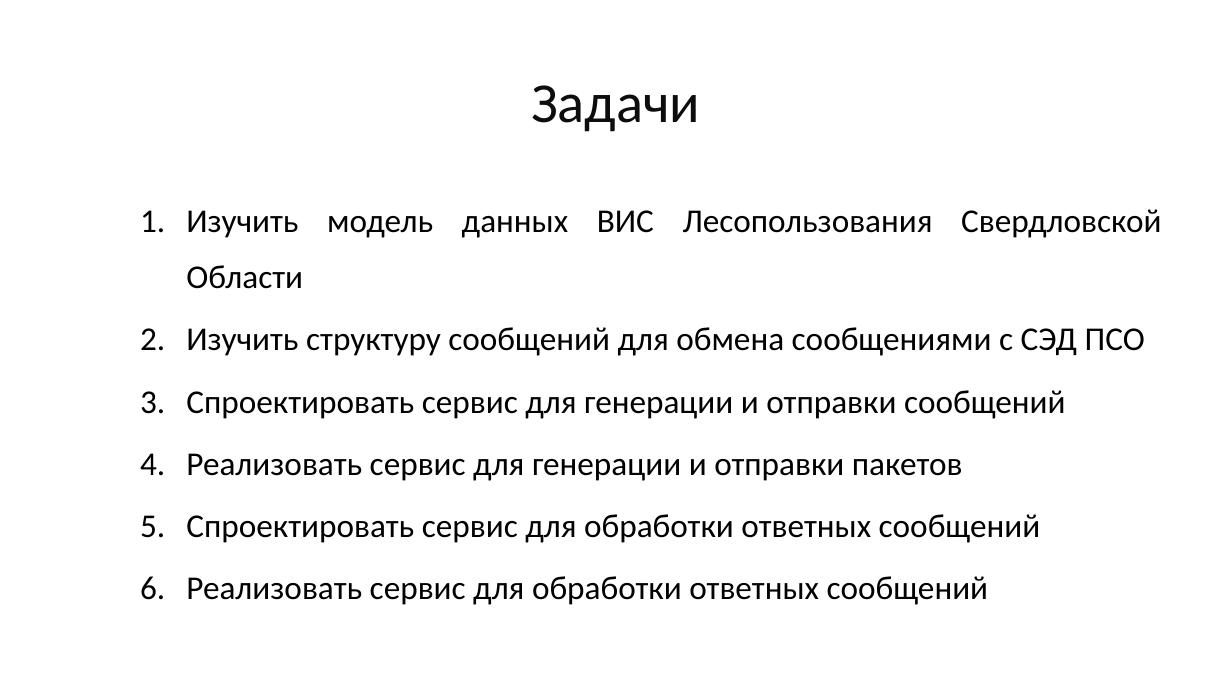
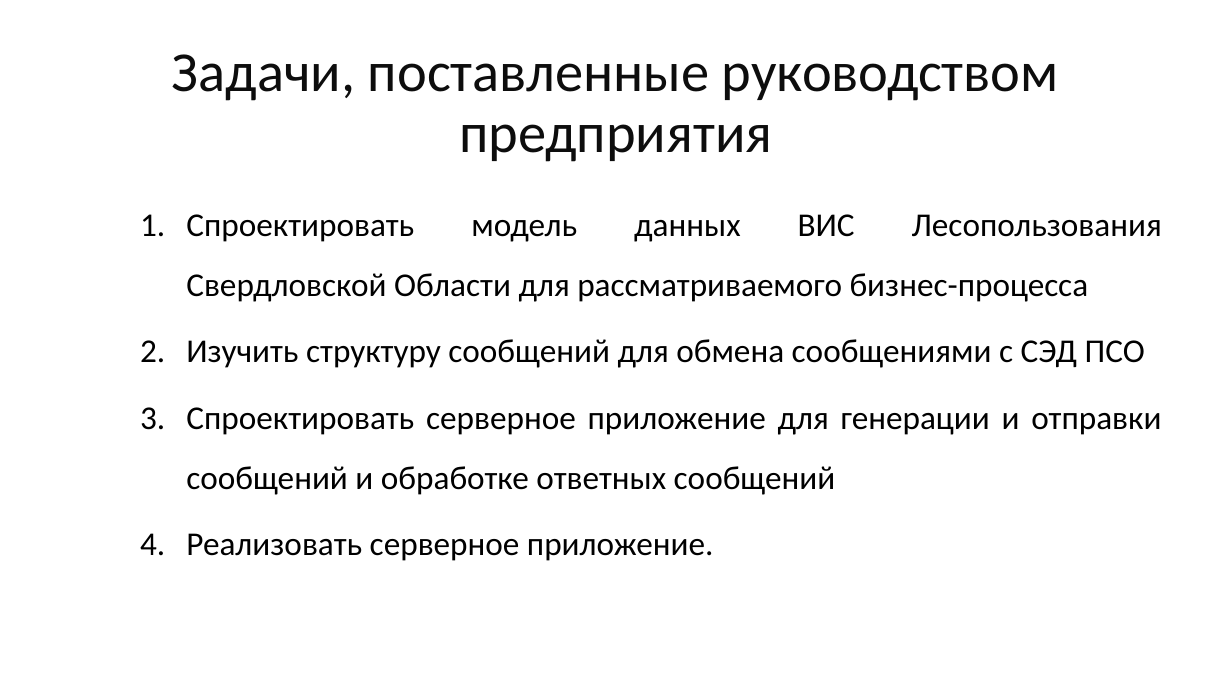
Before and after one commit to mcdodik20008/docs, a slide deck: slide 12 of Презентация.pptx. Drawn at 1232x693 pixels with LibreOffice and Linux fonts; fonts in the diff are those of the drawing. Boxes give left, top, right and bottom in pixels: in the first picture for what was removed or moved away, otherwise in the second. Text is boxed around its words. In the diff, an @@ line names an element or a change of style, - is before the commit and + after.

```diff
--- a/Презентация.pptx
+++ b/Презентация.pptx
@@ title at [172, 54, 1059, 162]: text changed; text colour #0D0D0D to #3A3A3A @@
-Задачи
+Задачи, поставленные руководством предприятия
@@ text at [186, 214, 1162, 302]: text changed; text colour #000000 to #303030 @@
-  1. Изучить модель данных ВИС Лесопользования Свердловской Области
+  1. Спроектировать модель данных ВИС Лесопользования Свердловской Области для рассматриваемого бизнес-процесса
@@ text at [186, 339, 1145, 368]: text colour #000000 to #303030 in "Изучить структуру сообщений для обмена сообщениями с ..."; line spacing 1.4 to 1.5 @@
@@ text at [186, 407, 1161, 561]: text changed; text colour #000000 to #303030 @@
-  3. Спроектировать сервис для генерации и отправки сообщений
-  4. Реализовать сервис для генерации и отправки пакетов
-  5. Спроектировать сервис для обработки ответных сообщений
-  6. Реализовать сервис для обработки ответных сообщений
+  3. Спроектировать серверное приложение для генерации и отправки сообщений и обработке ответных сообщений
+  4. Реализовать серверное приложение.
```
Also in this commit, not shown: 14 other slides changed, 3 slides added.
